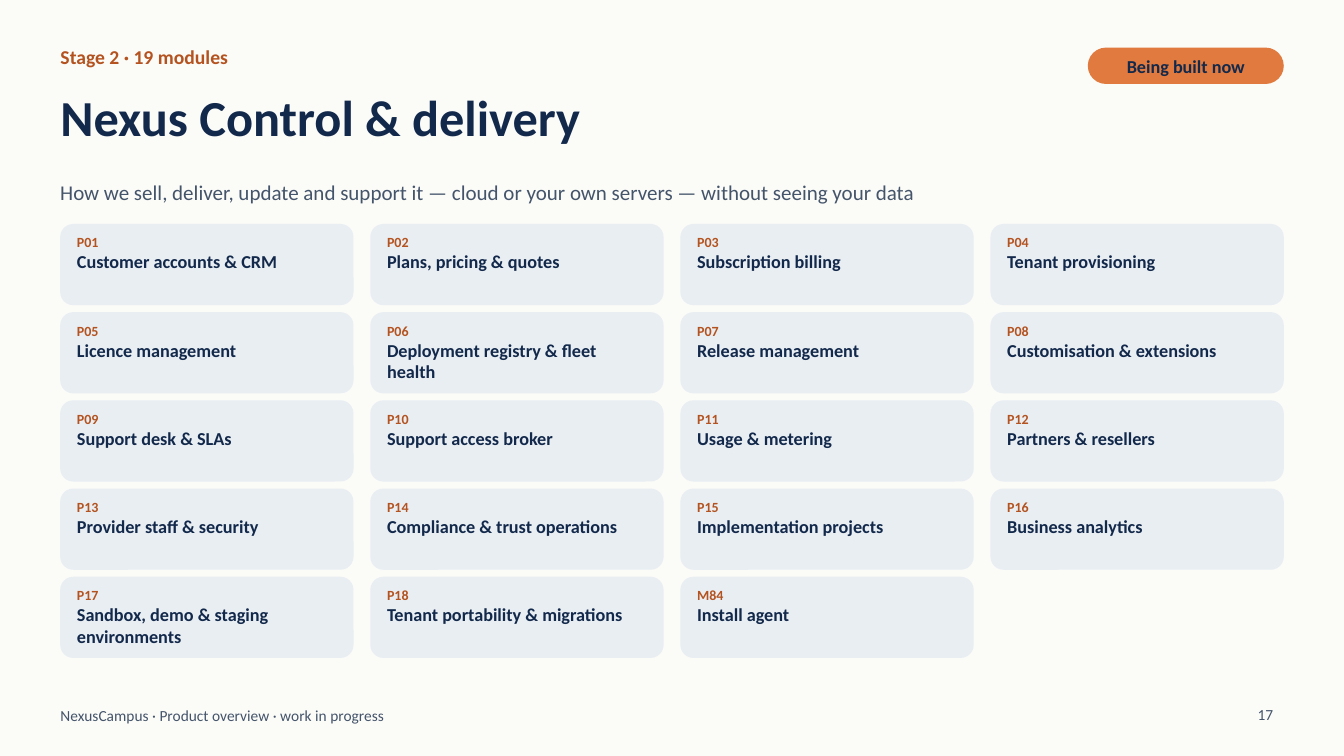
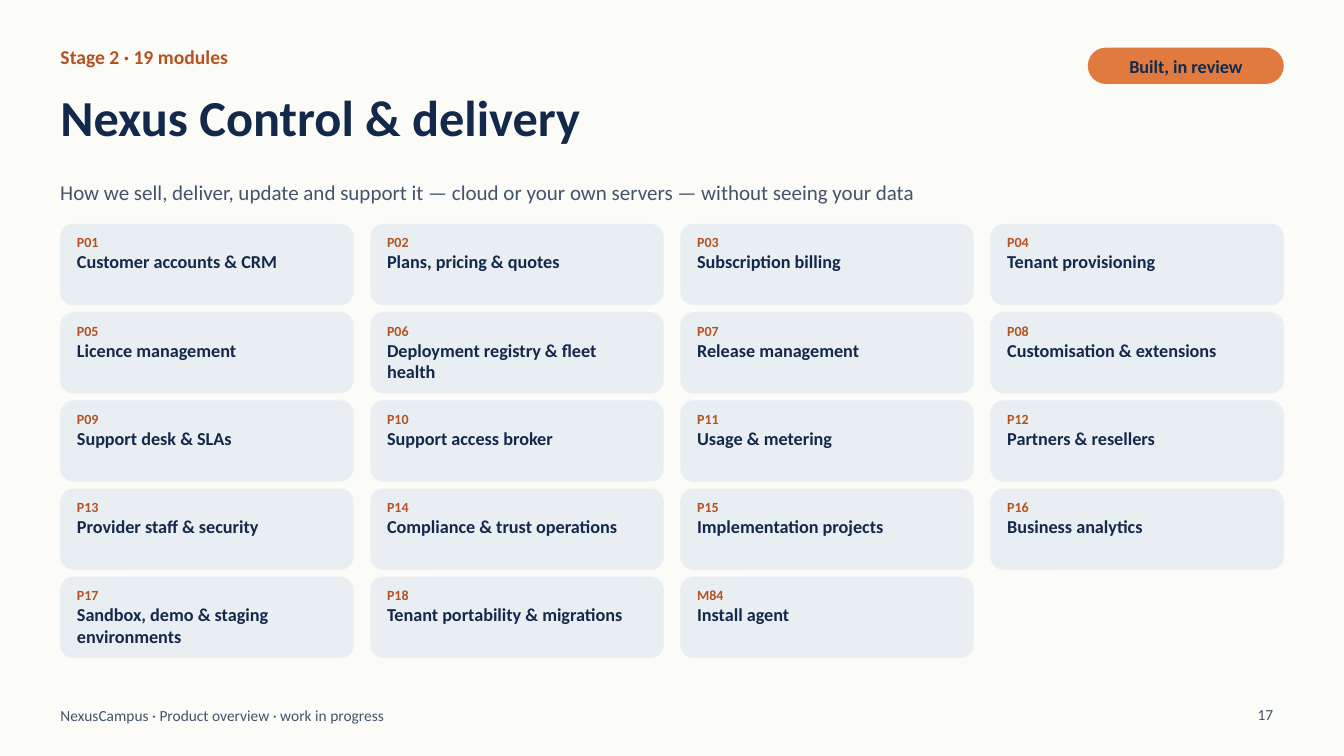
Before and after one commit to kathiravan348/NexusCampus-AI, a slide deck: slide 17 of docs/presentation/NexusCampus-Introduction.pptx. Drawn at 1344x756 pixels with LibreOffice and Linux fonts; fonts in the diff are those of the drawing. Boxes give left, top, right and bottom in pixels: in the first picture for what was removed or moved away, otherwise in the second. Text is boxed around its words. In the diff, an @@ line names an element or a change of style, - is before the commit and + after.

```diff
--- a/docs/presentation/NexusCampus-Introduction.pptx
+++ b/docs/presentation/NexusCampus-Introduction.pptx
@@ text in rounded rectangle at (x1=1129, y1=60, x2=1242, y2=75): text changed @@
-Being built now
+Built, in review
```
Also in this commit, not shown: 4 other slides changed, 13 other files.
